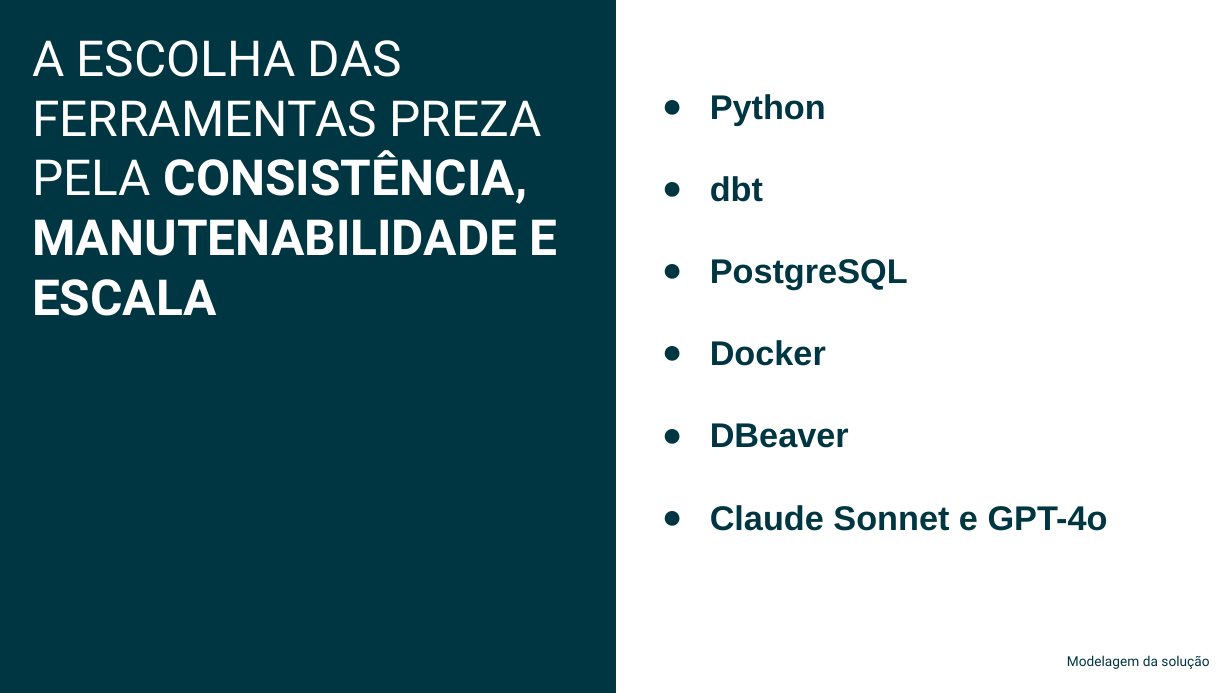
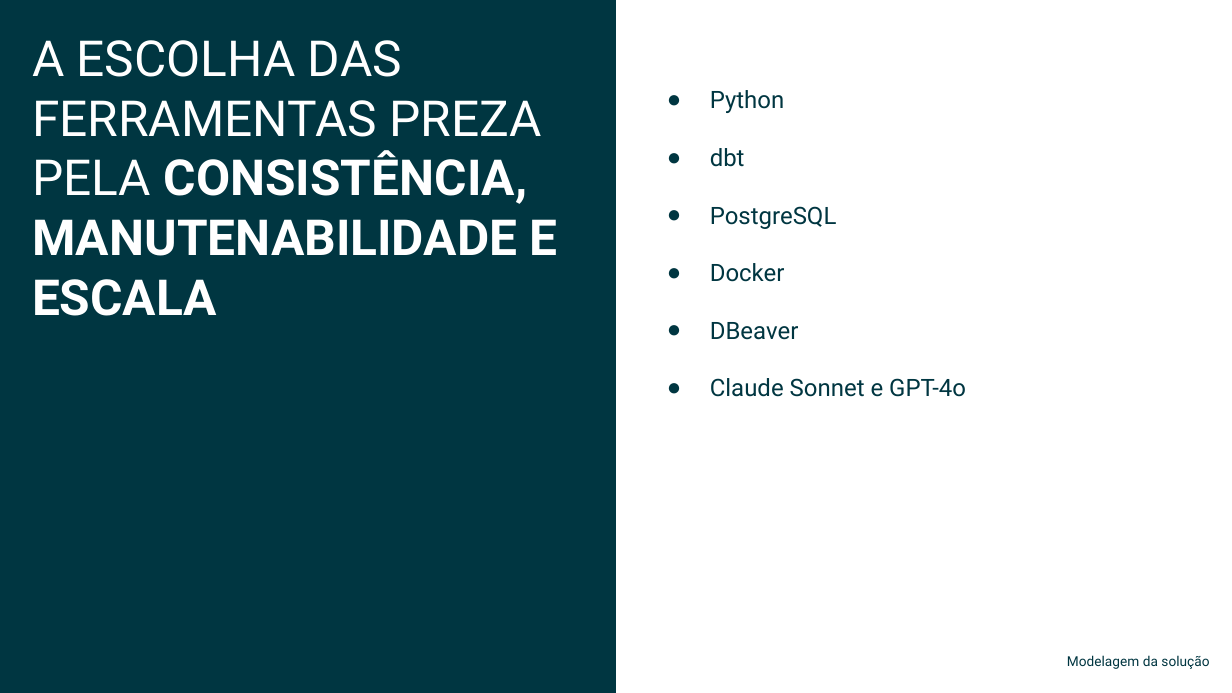
Before and after one commit to ebbonfimm/case_sicoob_coopllactia, a slide deck: slide 11 of Case Sicoob - Eduardo Bonfim.pptx (slide 13 before the commit). Drawn at 1232x693 pixels with LibreOffice and Linux fonts; fonts in the diff are those of the drawing. Boxes give left, top, right and bottom in pixels: in the first picture for what was removed or moved away, otherwise in the second. Text is boxed around its words. In the diff, an @@ line names an element or a change of style, - is before the commit and + after.

```diff
--- a/Case Sicoob - Eduardo Bonfim.pptx
+++ b/Case Sicoob - Eduardo Bonfim.pptx
@@ text "Python" at [710, 90, 966, 397]: size 20 to 14 pt, font Arial to Roboto, bold off; indent changed @@
```
Also in this commit, not shown: 4 other slides changed, 2 slides added, 5 slides removed.
